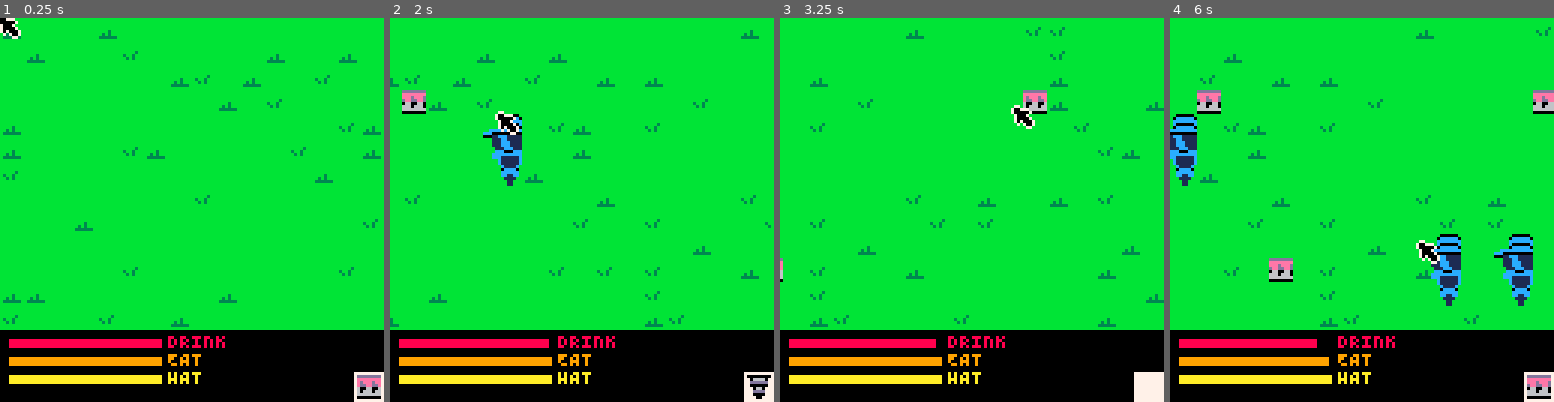
Above: before the commit, frames 1-4 (left to right).
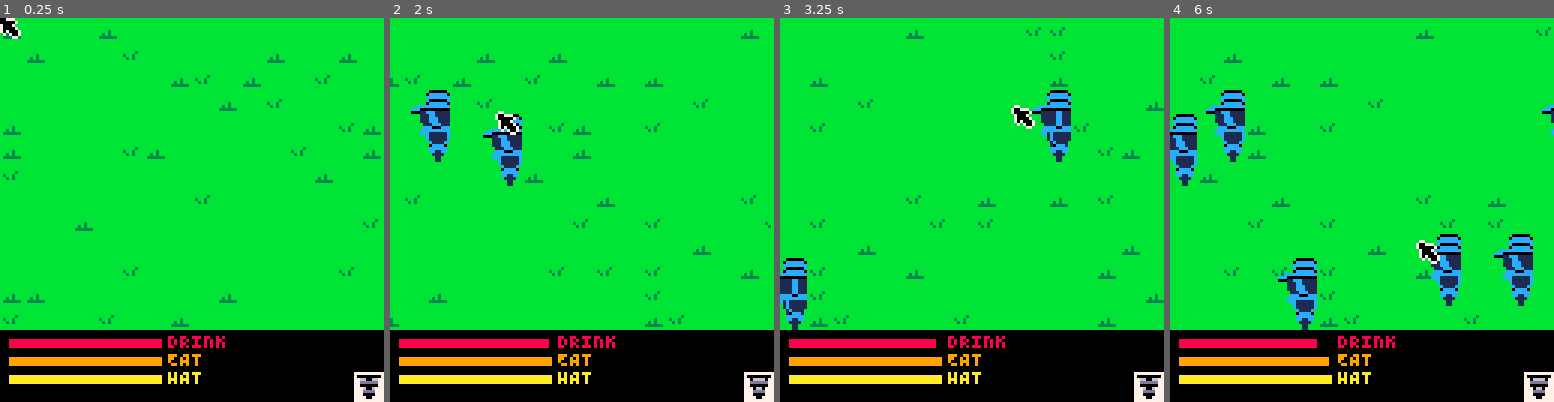
Above: after the commit, the same moments.

Repository: Kiyotoko/the-hive-must-grow
Game: PICO-8 cartridge game.p8
The game is run twice, just before and just after one commit, with the same random seed, the same clock (stepped at 60 frames per second) and the same inputs.
Inputs (mouse positions are in pixels of both pictures, inside the frame that each line leads up to):
- Up to frame 1 (0.25 s): no input
- Up to frame 2 (2 s): tap X (X key) at 0.33, 1.07, 1.85 s; click (670, 121) at 0.67 s; tap O (Z key) at 0.7, 1.7 s; click (436, 267) at 1.22 s; hold Right from 1.6 s (still down); click (497, 114) at 1.77 s
- Up to frame 3 (3.25 s): release Right at 2.1 s; tap O (Z key) at 2.1, 2.5, 2.9 s; hold Up 2.15-2.42 s; click (952, 259) at 2.32 s; hold Right 2.47-3.03 s; click (1014, 106) at 2.87 s; tap X (X key) at 2.97 s; hold Left from 3.08 s (still down)
- Up to frame 4 (6 s): tap O (Z key) every 0.4 s from 3.3 to 5.7 s; click (1465, 256) at 3.42 s; release Left at 3.58 s; hold Down 3.63-3.97 s; click (1231, 102) at 3.97 s; hold Right 4.02-4.68 s; tap X (X key) at 4.08, 5.2 s; click (1292, 248) at 4.52 s; hold Up 4.73-5.03 s; click (1354, 94) at 5.07 s; hold Left 5.08-5.68 s; click (1419, 244) at 5.62 s; hold Down from 5.73 s (still down)

The runs differ from the first frame. In frame 1, 0.4% of the frame differs, in the area x 92-100%, y 92-100%; in frame 2, 1.5%; in frame 3, 2.8%; in frame 4, 3.6%, in the area x 7-100%, y 18-100%.

Commit message:
Add hive

Diff:
--- a/buildings.lua
+++ b/buildings.lua
@@ -1,4 +1,8 @@
---- Building is the super class of Belts and co.
+---Building is the super class of Belts and co.
+---@class Building
+---@field items List the list of items that is stored in this building
+---@field pos Vec2 the position of the top left corner of this building
+---@field new function the constructor of the class
 Building = {
   icon = {
     timer = Cycle.new{ max = 5 },
@@ -7,6 +11,9 @@
 }
 Building.__index = Building
 
+---Creates a new building
+---@param vec Vec2
+---@return Building
 function Building.new(vec)
     assert(vec ~= nil)
     local created = {
@@ -29,30 +36,7 @@
     return "Building[]"
 end
 
-Belt = {
-    frames = List.new(),
-    icon = {
-      frames = List.new()
-    },
-    timer = Cycle.new{ max=5 },
-    display = Cycle.new{ max=2 }
-}
-Belt.__index = Belt
-Belt.frames:add_all{1, 2}
-Belt.icon.frames:add_all{1, 2}
-setmetatable(Belt, Building)
-
-function Belt.new(vec)
-    local created = Building.new(vec)
-    setmetatable(created, Belt)
-    Overlay:set_building(created.pos.x, created.pos.y, created)
-    return created
-end
-
-function Belt:draw()
-    spr(Belt.frames:get(Belt.display.val), Tile2Pixel(self.pos.x), Tile2Pixel(self.pos.y))
-end
-
+---@class Drill: Building
 Drill = {
     frames = List.new(),
     icon = {
@@ -98,6 +82,7 @@
     map(frame.x, frame.y, Tile2Pixel(self.pos.x), Tile2Pixel(self.pos.y), 3, 3 )
 end
 
+---@class Processor: Building
 Processor = {
   icon = {
     frames = List.new()
@@ -117,12 +102,11 @@
     spr(17, Tile2Pixel(self.pos.x), Tile2Pixel(self.pos.y))
 end
 
+---Build options is the list of all possible classes that extend from building that the user can build.
 BuildOptions = List.new()
-BuildOptions:add_all{Belt.new, Drill.new, Processor.new}
-
-BuildClassOptions = List.new()
-BuildClassOptions:add_all{Belt, Drill, Processor}
+BuildOptions:add_all{Drill, Processor, Processor}
 
 SelectedOption = Cycle.new{
     max=BuildOptions:len()
 }
+SwitchCooldown = Cycle.new{max=15}
--- a/game.p8
+++ b/game.p8
@@ -7,8 +7,9 @@
 #include utils.lua
 #include map.lua
 #include buildings.lua
+#include hive.lua
+#include ui.lua
 #include main.lua
-#include ui.lua
 
 __gfx__
 f77fffffdddddddddddddddddeeeeeeddedddded0660066006666660ffffffffbbbbbbbbbbb9aaaaaaaaaaaaaaaaaaaafffffffff000000ff000000ff000000f
--- /dev/null
+++ b/hive.lua
@@ -0,0 +1,60 @@
+---The worker bee. Worker bees are used to transport items to the hive queen.
+---@class Worker
+---@field des List
+---@field pos Vec2
+Worker = {}
+Worker.__index = Worker
+
+function Worker.new(pos)
+    local created = {}
+    setmetatable(created, Worker)
+    created.des = List.new()
+    created.pos = pos
+    return created
+end
+
+function Worker:move()
+    if self.des:len() > 0 then
+        local next = self.des:get(0)
+        local dx = next.x - self.pos.x
+        local dy = next.y - self.pos.y
+        local diff = sqrt(dy*dy + dx*dx)
+        if diff > 1 then
+            self.pos = Vec2.new{
+                x=self.pos.x + dx/diff,
+                y=self.pos.y + dy/diff
+            }
+        else
+            self.pos = self.des:pop(0)
+        end
+    end
+end
+
+function Worker:draw()
+    -- TODO: draw worker bee, @leo I am awaiting your sprite!
+end
+
+---@class Queen
+Queen = {
+    goals = { -- NOTICE: names should be uppercase, makes in game font smaller
+        Cycle.new{max = 30 * 60},
+        Cycle.new{max = 5 * 30 * 60},
+        Cycle.new{max = 10 * 30 * 60},
+    },
+    goal_names = {
+        "DRINK",
+        "EAT",
+        "HAT"
+    }
+}
+Entities:add(Queen)
+
+function Queen:draw()
+    map(0, 0, 30, 30, 3, 3)
+end
+
+function Queen:update()
+    for _, goal in pairs(self.goals) do
+        goal:inc()
+    end
+end
--- a/main.lua
+++ b/main.lua
@@ -4,17 +4,6 @@
     x = 0,
     y = 0,
     speed = 5
-}
-
--- game logic
-Game = {
-  state = Cycle.new{max = 2}, -- 0: Title Screen, 1: Playing, 2: Game Over
-  timerindex = { "DRINK", "EAT", "HAT" },
-  timers = { -- NOTICE: names should be uppercase, makes in game font smaller
-    DRINK = Cycle.new{max = 30 * 60},
-    EAT = Cycle.new{max = 5 * 30 * 60},
-    HAT = Cycle.new{max = 10 * 30 * 60},
-  }
 }
 
 function _init()
@@ -31,46 +20,52 @@
     -- deactivate y axis control
     -- if btn(2) then cam.y = cam.y + 1 end
     -- if btn(3) then cam.y = cam.y - 1 end
-    if btn(4) then SelectedOption:inc() end
-    if btn(5) then SelectedOption:dec() end
+    if SwitchCooldown.val == 0 then
+        if btn(4) then
+            SwitchCooldown:inc()
+            SwitchCooldown.val = 1
+        end
+        if btn(5) then
+            SwitchCooldown:dec()
+            SwitchCooldown.val = 1
+        end
+    else
+        SwitchCooldown:inc()
+    end
 
     local mouse = stat(34)
-    -- current moused tile
-    tile = Vec2.new{
-            x=Pixel2Tile(Cam.x + stat(32)-1),
-            y=Pixel2Tile(Cam.y + stat(33)-1)
-    }
-    -- LMB
-    if mouse == 1 then
-        if Overlay:get_building(tile.x, tile.y) == nil then
-            local factory = BuildOptions[SelectedOption.val]
-            factory(tile)
+    if mouse > 0 then
+        -- current moused tile
+        local tile = Vec2.new{
+                x=Pixel2Tile(Cam.x + stat(32)-1),
+                y=Pixel2Tile(Cam.y + stat(33)-1)
+        }
+        -- LMB
+        if mouse == 1 then
+            if Overlay:get_building(tile.x, tile.y) == nil then
+                local factory = BuildOptions[SelectedOption.val].new
+                factory(tile)
+            end
+        -- RMB
+        elseif mouse == 2 then
+            Overlay:pop_building(tile.x, tile.y)
         end
-    -- RMB
-    elseif mouse == 2 then
-        Overlay:pop_building(tile.x, tile.y)
     end
 
     camera(Cam.x, Cam.y)
+
+    Entities:update()
 
     Building.icon.timer:inc()
     if Building.icon.timer.val == 0 then
         Building.icon.display:inc()
     end
 
-    Belt.timer:inc()
-    if Belt.timer.val == 0 then
-        Belt.display:inc()
-    end
     Drill.timer:inc()
     if Drill.timer.val == 0 then
         Drill.display:inc()
     end
 
-    -- Update Gameloop timers
-    for _, k in pairs(Game.timers) do
-      k:inc()
-    end
     -- TODO: also check whether Queen has been fed
     -- TODO: game over checks (if timer == 0 && Queen not fed)
     -- TODO: implement a way to reattempt / Game over screen (see Game.state)
@@ -83,8 +78,6 @@
     local fov = Rect.new{ x=Pixel2Tile(Cam.x), w=16, h=13 }
     Underlay:draw(fov)
     Overlay:draw(fov)
-    -- draw tile indicator
-    spr(16, tile.x * 8, tile.y * 8)
 
     UI:draw()
     -- draw mouse cursor
--- a/map.lua
+++ b/map.lua
@@ -104,10 +104,11 @@
     end
 end
 
+---@class Entities: List
 Entities = List.new()
 
 function Entities:update()
-    for i = 0, self:len() do
+    for i = 0, self:len()-1 do
         self:get(i):update()
     end
 end
--- a/tests.lua
+++ b/tests.lua
@@ -3,6 +3,7 @@
 require("utils")
 require("map")
 require("buildings")
+require("hive")
 
 rnd = function (table) return 0 end
 poke = function (mem, val) end
@@ -13,13 +14,19 @@
 camera = function (x, y) end
 spr = function (sprite, x, y) print("spr(" .. sprite .. "," .. x .. "," .. y .. ")") end
 ---Draws a portion of the map to the graphics buffer.
-map = function (celx, cely, sx, sy, celw, celh) print("map()") end
+map = function (celx, cely, sx, sy, celw, celh) print("map(" .. celx .. "," .. cely .. "," .. sx .. "," .. sy .. "," .. celw .. "," .. celh .. ")") end
 flr = function (num) return math.floor(num) end
+rectfill = function (x, y, w, h, c) end
+sqrt = function (num) return math.sqrt(num) end
+atan2 = function (y, x) return math.atan(y, x) end
+sin = function (a) return math.sin(a) end
+cos = function (a) return math.cos(a) end
 
 local vec2 = Vec2.new{ x=3 }
 print(vec2)
 assert(vec2.x == 3)
 assert(vec2.y == 0)
+---@diagnostic disable-next-line: undefined-field
 assert(vec2.z == nil)
 
 local rect = Rect.new{ w=4, h=4 }
@@ -32,14 +39,6 @@
 Underlay:set_field(vec2, 3)
 -- FIXME: assert(GameMap:get_field(vec2) == 3, "Expected value 3, but got " .. GameMap:get_field(vec2))
 -- assert(GameMap:get_field(Vec2.new{ x=2 }) == DefaultField)
-
-assert(BuildOptions:len() == 3)
-SelectedOption:inc()
-assert(SelectedOption.val == 1, "Expected value 1, but got " .. SelectedOption:__tostring())
-SelectedOption:add(2)
-assert(SelectedOption.val == 0, "Expected value 0, but got " .. SelectedOption:__tostring())
-SelectedOption:dec()
-assert(SelectedOption.val == 2, "Expected value 2, but got " .. SelectedOption:__tostring())
 
 local list = List.new()
 print(list)
@@ -64,8 +63,9 @@
 cycle:dec()
 assert(cycle.val == 2)
 
-local belt = Belt.new(Vec2)
-Overlay:set_building(1, 1, belt)
-assert(Overlay:get_building(0, 0) == belt)
-print(Overlay[0][0])
-Overlay:draw(rect)
+local worker = Worker.new(Zero)
+worker.des:add(Vec2.new{ x=4, y=4 })
+worker:move()
+print(worker.pos)
+worker:move()
+print(worker.pos)
--- a/ui.lua
+++ b/ui.lua
@@ -4,11 +4,7 @@
   timer = {
     width = 50,    -- px
     height = 2,    -- px
-    colors = {     -- must be updated with Game.timers
-      DRINK = 8,
-      EAT = 9,
-      HAT = 10,
-    }
+    colors = { 8, 9, 10 }
   }
 }
 
@@ -20,34 +16,26 @@
   rectfill(Cam.x, 128 - Tile2Pixel(UI.height), Cam.x + 128, 128, 0)
 
   -- timers
-  local step = flr((Tile2Pixel(UI.height) - 2 * UI.padding) / TableLen(Game.timers))
+  local step = flr((Tile2Pixel(UI.height) - 2 * UI.padding) / #Queen.goals)
   local counter = 0
-  for _, k in ipairs(Game.timerindex) do
+  for i = 1, #Queen.goals do
     local pos = { -- top left corner of timer
       x = Cam.x + UI.padding,
       y = 128 - Tile2Pixel(UI.height) + UI.padding + counter * step
     }
     -- timer label
-    print(k, pos.x + UI.timer.width + UI.padding, pos.y-2, UI.timer.colors[k] or 3)
+    print(Queen.goal_names[i], pos.x + UI.timer.width + UI.padding, pos.y-2, UI.timer.colors[i] or 3)
 
     -- timer
     rectfill(
       pos.x, pos.y,
-      pos.x + UI.timer.width - flr(UI.timer.width * (Game.timers[k].val / Game.timers[k].max)), pos.y + UI.timer.height,
-      UI.timer.colors[k] or 3
+      pos.x + UI.timer.width - flr(UI.timer.width * (Queen.goals[i].val / Queen.goals[i].max)), pos.y + UI.timer.height,
+      UI.timer.colors[i] or 3
     )
     counter = counter + 1
   end
   -- draw indicator bg
   rectfill(Cam.x + 118, 118, Cam.x + 128, 128, 7)
   -- draw current building
-  spr(BuildClassOptions[SelectedOption.val].icon.frames:get(Building.icon.display.val), Cam.x + 119, 119)
+  spr(BuildOptions[SelectedOption.val].icon.frames:get(Building.icon.display.val), Cam.x + 119, 119)
 end
-
-function TableLen(t)
-  local counter = 0
-  for _, _ in pairs(t) do
-    counter = counter + 1
-  end
-  return counter
-end
--- a/utils.lua
+++ b/utils.lua
@@ -1,10 +1,14 @@
 ---Generic 2D vector.
-Vec2 = { x=0, y=0 }
+---@class Vec2
+---@field x number the x component of this vector
+---@field y number the y component of this vector
+Vec2 = {}
 Vec2.__index = Vec2
 
 ---Creates a new 2D vector. If no x or y is supplied, it will use 0 instead.
 ---@param data table the x and y coordinate for the vector
----@return table vector the newly created vector
+---@return Vec2 vector the newly created vector
+---@nodiscard
 function Vec2.new(data)
     assert(data ~= nil)
     local created = {}
@@ -14,13 +18,24 @@
     return created
 end
 
+Zero = Vec2.new{ x=0, y=0 }
+
 function Vec2:__tostring()
     return "Vec2[x=" .. self.x .. ", y=" .. self.y .. "]"
 end
 
+---@class Rect
+---@field x number the x start position
+---@field y number the y start position
+---@field w number the width of the rectangle
+---@field h number the height of the rectangle
 Rect = {}
 Rect.__index = Rect
 
+---Creates a new rect from a given rect or table. If x or y is not given, it will use 0 instead.
+---@param data table
+---@return Rect
+---@nodiscard
 function Rect.new(data)
     assert(data ~= nil)
     local created = {}
@@ -38,9 +53,13 @@
     return "Rect[x=" .. self.x .. ", y=" .. self.y .. ", w=" .. self.w .. ", h=" .. self.h .. "]"
 end
 
+---@class List
 List = { __len=0 }
 List.__index = List
 
+---Creates a new list with an init capacity of 0.
+---@return List
+---@nodiscard
 function List.new()
     local created = {}
     setmetatable(created, List)
@@ -48,11 +67,15 @@
     return created
 end
 
+---Adds the given element to the end of the list.
+---@param e any the element to add
 function List:add(e)
     self[self.__len] = e
     self.__len = self.__len + 1
 end
 
+---Adds all given elements to the end of the list.
+---@param table any the table of elements to add
 function List:add_all(table)
     assert(table ~= nil)
     for _, value in ipairs(table) do
@@ -60,16 +83,27 @@
     end
 end
 
+---Sets the element of a given index in the list to the new given element.
+---@param i integer the index of the element that is set
+---@param e any the new element to set
 function List:set(i, e)
     assert(i < self.__len and i >= 0, "Index out of bounds")
     self[i] = e
 end
 
+---Returns the currently presend element at the given index of the list.
+---@param i integer the index of the element you want to get
+---@return any e the element at the given position
+---@nodiscard
 function List:get(i)
     assert(i < self.__len and i >= 0, "Index out of bounds")
     return self[i]
 end
 
+---Removes and returns the element at the given index of the list. This will shift all element
+---indices that are presend after this element one to the left.
+---@param i integer the index of the element that should be removed
+---@return any e the element that was removed
 function List:pop(i)
     assert(i < self.__len and i >= 0, "Index out of bounds")
     -- cache removed value
@@ -86,6 +120,8 @@
     return val
 end
 
+---@return integer len the len or number of elements of this list
+---@nodiscard
 function List:len()
     return self.__len
 end
@@ -102,10 +138,14 @@
     end
 end
 
-Cycle = {}
+---@class Cycle
+Cycle = { val=0, max=0 }
 Cycle.__index = Cycle  -- Set metatable index to itself
 
--- Constructor
+---Creates a new cycle object
+---@param data table
+---@return Cycle
+---@nodiscard
 function Cycle.new(data)
     assert(data ~= nil)
     local created = {}  -- Create a new object (table)
